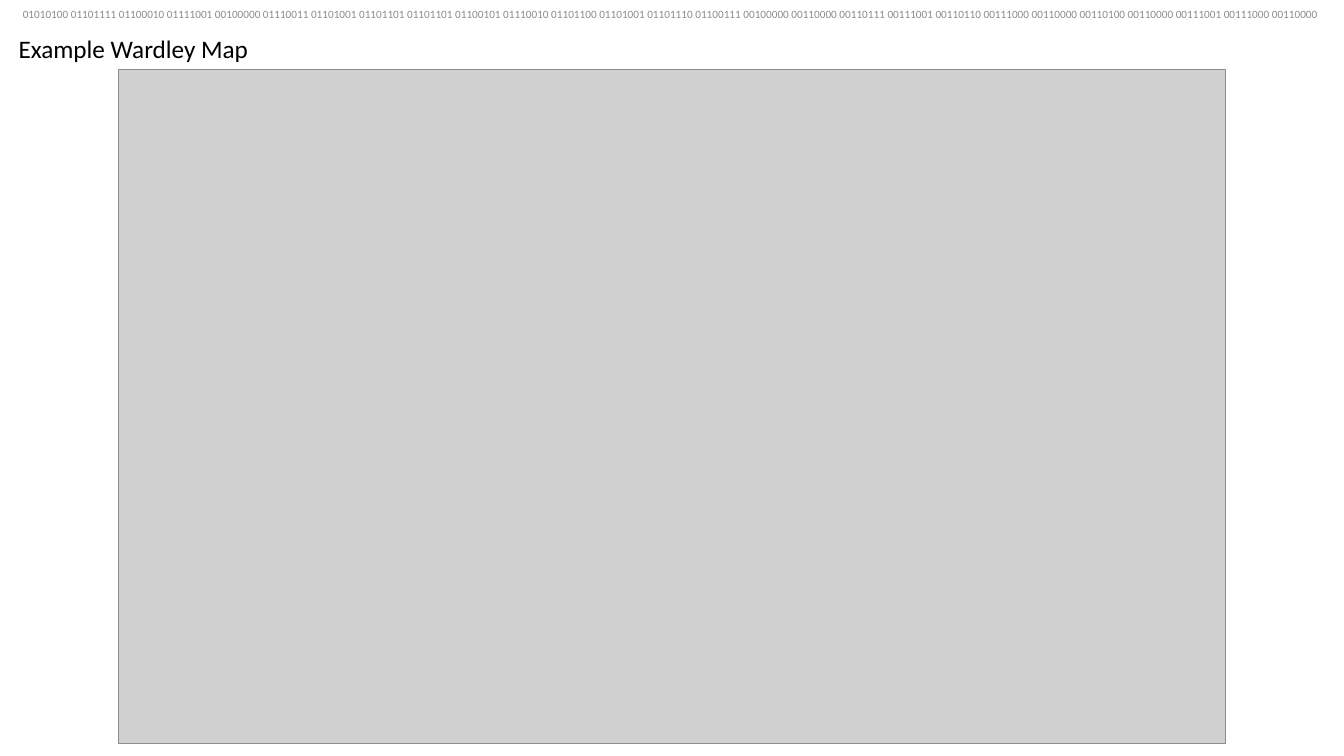
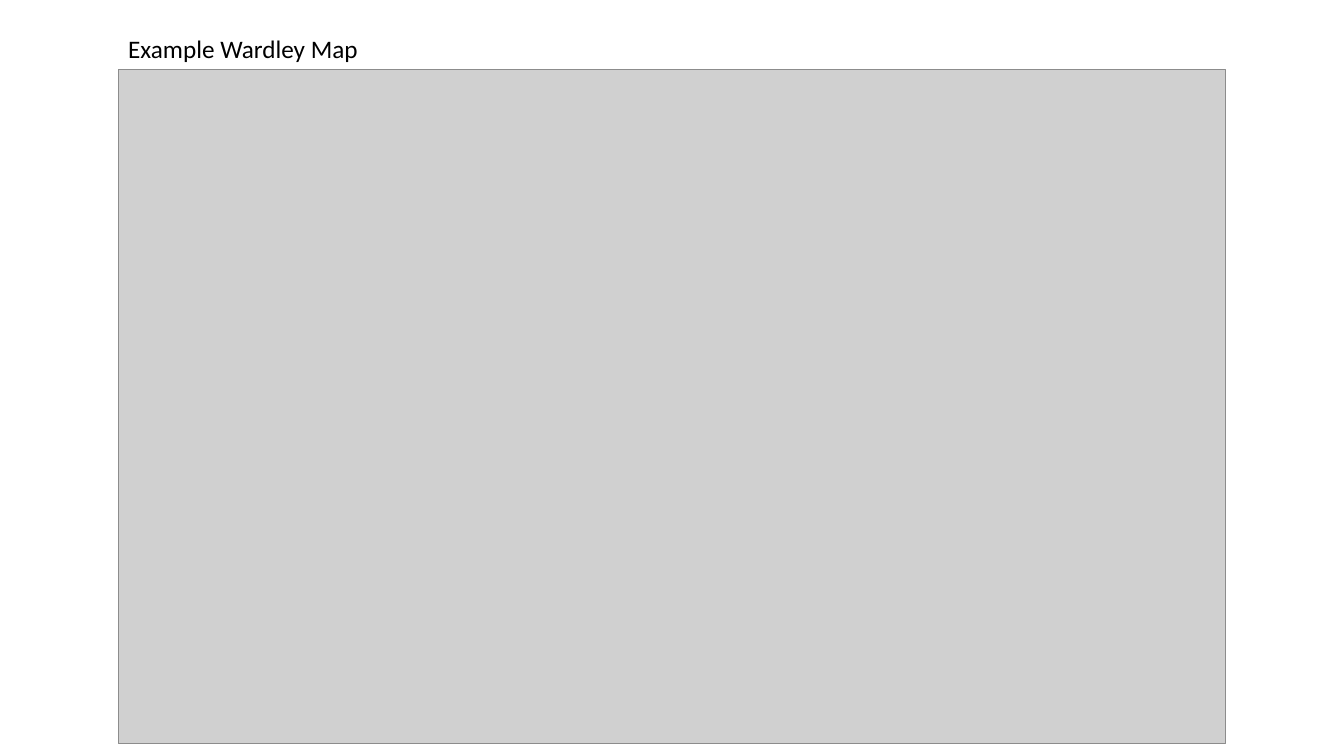
Before and after one commit to tsimmerling/GlassWallApplication, a slide deck: slide 5 of Toby Simmerling.pptx (slide 7 before the commit). Drawn at 1344x756 pixels with LibreOffice and Linux fonts; fonts in the diff are those of the drawing; grey boxes stand for pictures. Boxes give left, top, right and bottom in pixels: in the first picture for what was removed or moved away, otherwise in the second. Text is boxed around its words. In the diff, an @@ line names an element or a change of style, - is before the commit and + after.

```diff
--- a/Toby Simmerling.pptx
+++ b/Toby Simmerling.pptx
@@ text removed at (x1=23, y1=11, x2=1317, y2=18) @@
-01010100 01101111 01100010 01111001 00100000 01110011 01101001 01101101 01101101 01100101 01110010 01101100 01101001 01101110 01100111 00100000 00110000 00110111 00111001 00110110 00111000 00110000 00110100 00110000 00111001 00111000 00110000
@@ text "Example Wardley Map" moved from (x1=19, y1=40, x2=248, y2=62) to (x1=128, y1=40, x2=358, y2=62) @@
```
Also in this commit, not shown: 6 other slides changed, 2 slides removed, 2 other files.
